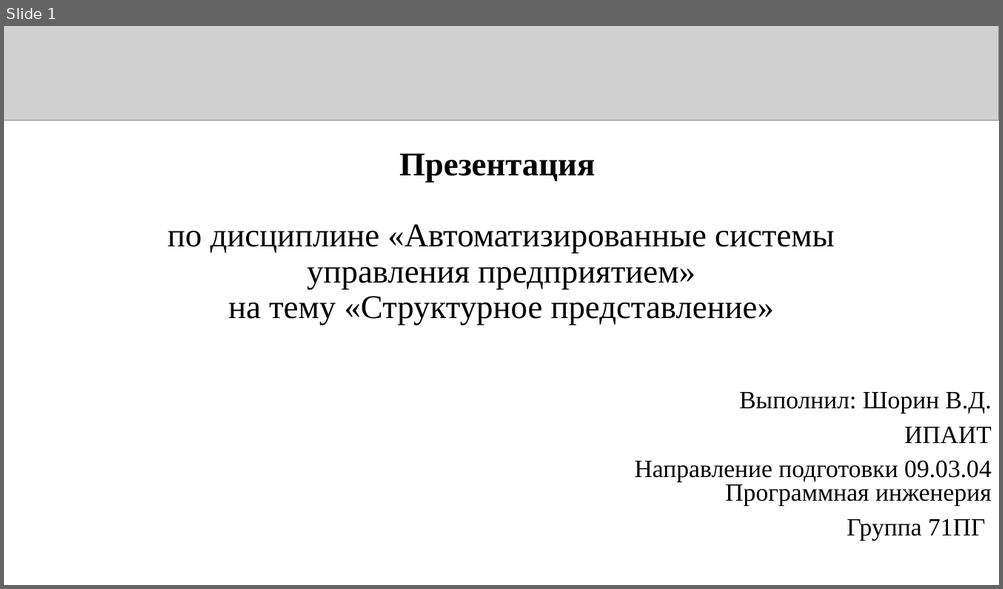
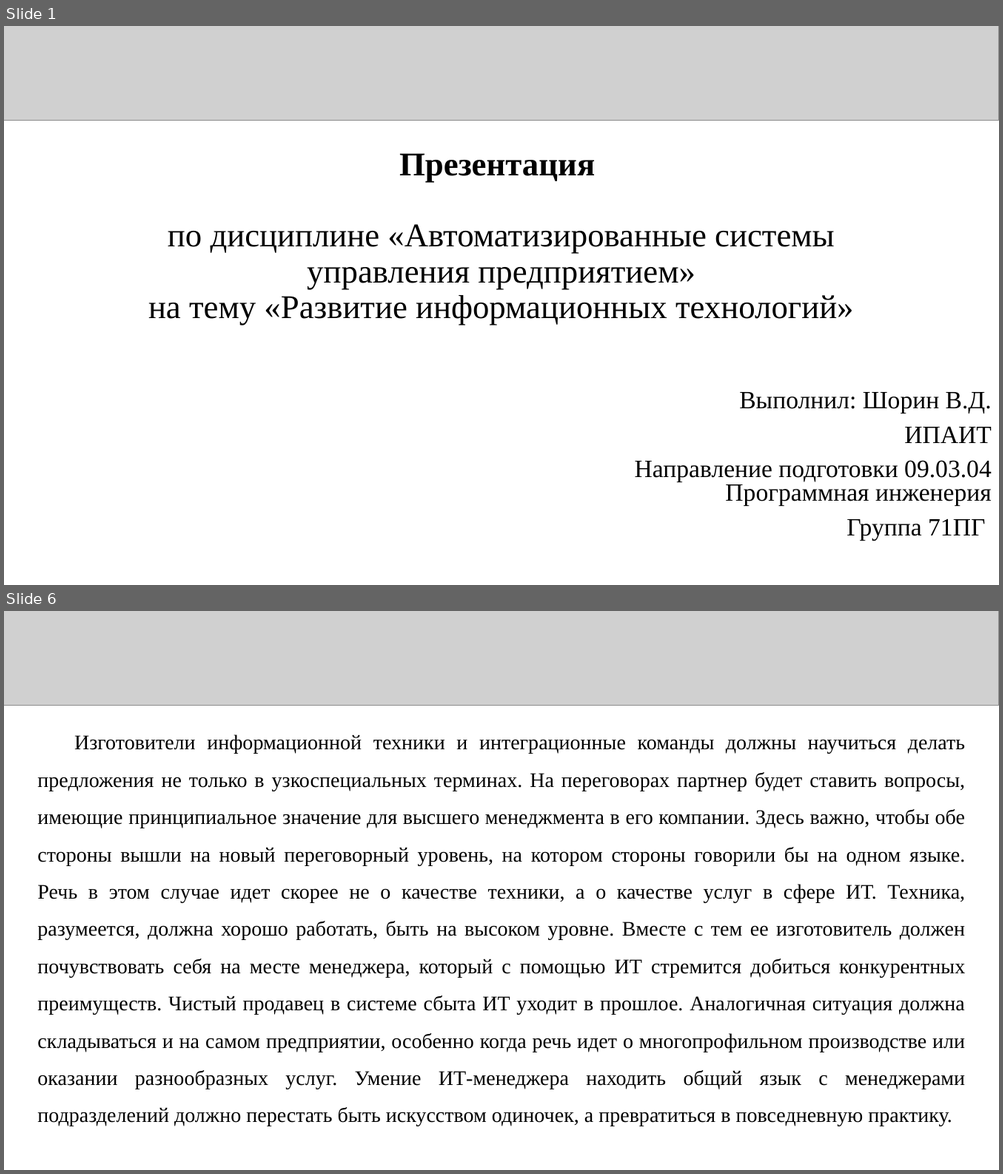
Before and after one commit to Kniger33/Institute, a slide deck: 4 cource/2 sem/АСУП/Лабы/АСУП_Презентация_6_71ПГ_Шорин.pptx. Shown one above the other, each under a label of ours: slide 1 before the commit, slides 1 and 6 after it; the slides between them are not shown. The pictures are 1003x589 and 1003x1174 pixels, drawn with LibreOffice and Linux fonts; fonts in the diff are those of the drawing; grey boxes stand for pictures. Boxes give left, top, right and bottom in pixels: in the first picture for what was removed or moved away, otherwise in the second. Text is boxed around its words. In the diff, an @@ line names an element or a change of style, - is before the commit and + after.

```diff
--- a/4 cource/2 sem/АСУП/Лабы/АСУП_Презентация_6_71ПГ_Шорин.pptx
+++ b/4 cource/2 sem/АСУП/Лабы/АСУП_Презентация_6_71ПГ_Шорин.pptx
@@ slide 6 added at box(4, 611, 999, 1170), background #FFFFFF @@
@@ picture added at box(4, 611, 999, 705) @@
@@ text added at box(37, 735, 965, 1127), 20 pt, text #000000 @@
+Изготовители информационной техники и интеграционные команды должны научиться делать предложения не только в узкоспециальных терминах. На переговорах партнер будет ставить вопросы, имеющие принципиальное значение для высшего менеджмента в его компании. Здесь важно, чтобы обе стороны вышли на новый переговорный уровень, на котором стороны говорили бы на одном языке. Речь в этом случае идет скорее не о качестве техники, а о качестве услуг в сфере ИТ. Техника, разумеется, должна хорошо работать, быть на высоком уровне. Вместе с тем ее изготовитель должен почувствовать себя на месте менеджера, который с помощью ИТ стремится добиться конкурентных преимуществ. Чистый продавец в системе сбыта ИТ уходит в прошлое. Аналогичная ситуация должна складываться и на самом предприятии, особенно когда речь идет о многопрофильном производстве или оказании разнообразных услуг. Умение ИТ-менеджера находить общий язык с менеджерами подразделений должно перестать быть искусством одиночек, а превратиться в повседневную практику.
@@ slide 1 changed as well @@
@@ title at box(148, 224, 854, 326): text changed @@
-Презентация
-по дисциплине «Автоматизированные системы управления предприятием»
-на тему «Структурное представление»
+Презентация
+по дисциплине «Автоматизированные системы управления предприятием»
+на тему «Развитие информационных технологий»
```
Also in this commit, not shown: 1 other slide changed, 17 other slides added, 22 other files.
